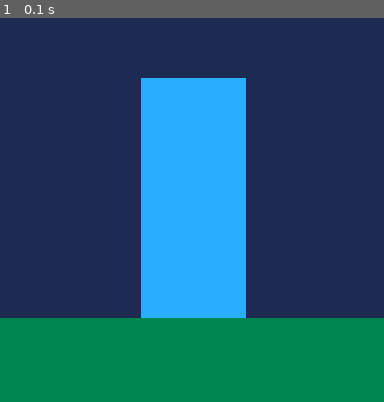
Above: before the commit, frame 1.
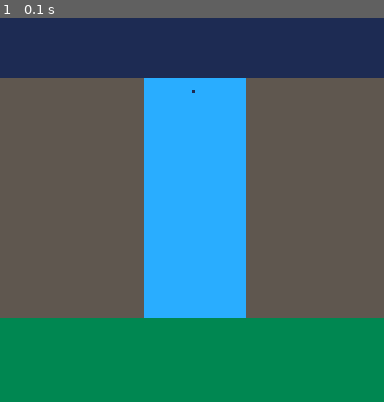
Above: after the commit, the same moment.

Repository: HankDeTank05/coder-school-kids
Game: PICO-8 cartridge ollie coalson/waterfall game/waterfall_game.p8
Same seed, same stepped clock (60 frames per second), same inputs: the game is played once before the commit and once after it.
Inputs:
- Up to frame 1 (0.1 s): no input

The runs differ from the first frame. In frame 1, 46% of the frame differs, in the area x 0-100%, y 15-79%.

Commit message:
ollie session 7/6

Diff:
--- a/ollie coalson/waterfall game/waterfall_game.p8
+++ b/ollie coalson/waterfall game/waterfall_game.p8
@@ -3,10 +3,18 @@
 __lua__
 --ollie's task game
 
+dot_x=64
+dot_y=20
+
 function _init()
 end
 
+-- update: change something old
 function _update()
+	dot_y = dot_y + 1
+	if dot_y > 99 then
+		dot_y=20
+	end
 end
 
 function _draw()
@@ -14,29 +22,54 @@
 
 	--draw grass
 	floor=100
-	       --left,top
-	rectfill(0,floor,
-	       --right,bottom
-	         127,127,
-	         3)--color
+	draw_grass(floor)
 
 	--draw waterfall
 	middle=64
 	size=17
 	wfall_top=20
-	       --left,top
-	rectfill(64+17,wfall_top,
-	       --right,bottom
-	         64-17,floor-1,
-	         12)--color
+	draw_wfall(wfall_top,floor)
 
 	--draw cliff
+	draw_cliff()
 
-	--todo: next time draw the
-	--mountaains left of waterfall
+	pset(dot_x, dot_y, 1)
+end
+-->8
+-- all of the drawing code
 
-	--todo: next time draw the
-	--mountains right of waterfall
+function draw_grass(_floor)
+	       --left,top
+	rectfill(0,   _floor,
+
+	       --right,bottom
+	         127,  127,
+
+	         3)--color
+end
+
+function draw_wfall(_top,_floor)
+	       --left,     top
+	rectfill(64-17,_top,
+
+	       --right, bottom
+	         64+17, _floor-1,
+
+	         12)--color
+end
+
+function draw_cliff()
+
+
+	--left side
+	rectfill(0,wfall_top,
+	         47,99,
+	         5)
+
+	--right side
+	rectfill(82,wfall_top,
+	         127,99,
+	         5)
 end
 __gfx__
 00000000000000000000000000000000000000000000000000000000000000000000000000000000000000000000000000000000000000000000000000000000
Not shown, changed: zoe watson/fish feeder/main.py
